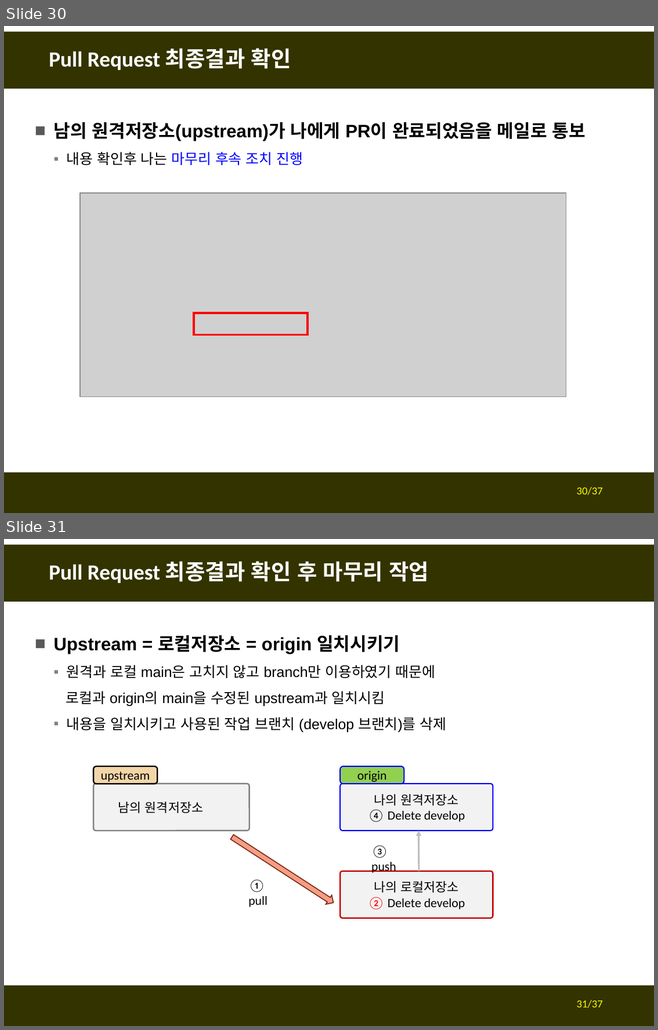
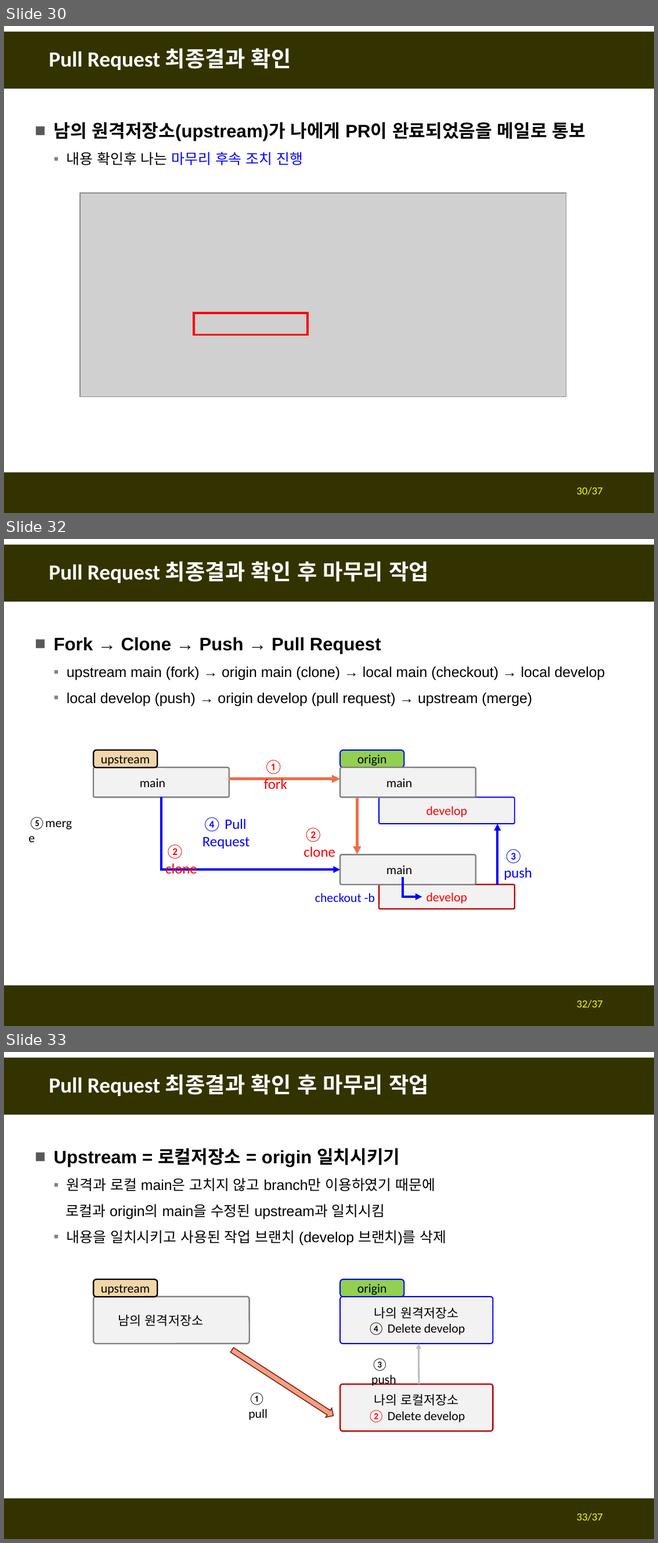
Before and after one commit to fasthill/github-lecture, a slide deck: git및github첫걸음3-forkclonePR.pptx. Shown one above the other, each under a label of ours: slides 30 and 31 before the commit, slides 30, 32 and 33 after it; the slides between them are not shown. The pictures are 658x1030 and 658x1543 pixels, drawn with LibreOffice and Linux fonts; fonts in the diff are those of the drawing; grey boxes stand for pictures. Boxes give left, top, right and bottom in pixels: in the first picture for what was removed or moved away, otherwise in the second. Text is boxed around its words. In the diff, an @@ line names an element or a change of style, - is before the commit and + after.

```diff
--- a/git및github첫걸음3-forkclonePR.pptx
+++ b/git및github첫걸음3-forkclonePR.pptx
@@ slide 32 added at box(4, 539, 654, 1026), background #FFFFFF; not listed: 2 template elements that a slide beside it also shows @@
@@ title added at box(49, 561, 429, 583), 24 pt, text #FFFFFF, bold @@
+Pull Request 최종결과 확인 후 마무리 작업
@@ text added at box(54, 637, 605, 706), 16 pt, text #000000 @@
+■ Fork → Clone → Push → Pull Request
+  ▪ upstream main (fork) → origin main (clone) → local main (checkout) → local develop
+  ▪ local develop (push) → origin develop (pull request) → upstream (merge)
@@ rounded rectangle added at box(94, 750, 157, 768), fill #F3D6A8, outline #000000 1.5 pt, 14 pt, text #000000 @@
+upstream
@@ text added at box(264, 760, 287, 789), 16 pt, text #FF0000 @@
+① fork
@@ rounded rectangle added at box(340, 750, 404, 768), fill #92D050, outline #0000FF 1.25 pt, 14 pt, text #000000 @@
+origin
@@ rounded rectangle added at box(94, 768, 230, 798), fill #F2F2F2, outline #808080 1.5 pt, 14 pt, text #000000 @@
+main
@@ arrow added from (229, 779) to (340, 779), #EE6E4A 3 pt @@
@@ rounded rectangle added at box(340, 768, 476, 798), fill #F2F2F2, outline #808080 1.5 pt, 14 pt, text #000000 @@
+main
@@ elbow arrow added from (161, 798) to (340, 870), #0000FF 2.5 pt @@
@@ arrow added from (357, 798) to (357, 855), #EE6E4A 3 pt @@
@@ rounded rectangle added at box(379, 798, 514, 824), fill #F2F2F2, outline #0000FF 1.25 pt, 14 pt, text #FF0000 @@
+develop
@@ text added at box(22, 812, 81, 834), 14 pt, text #000000 @@
+⑤merge
@@ text added at box(202, 817, 249, 849), 16 pt, text #0000FF @@
+④ Pull Request
@@ text added at box(303, 828, 335, 857), 16 pt, text #FF0000 @@
+② clone
@@ arrow added from (497, 885) to (497, 824), #0000FF 2.5 pt @@
@@ text added at box(165, 845, 197, 874), 16 pt, text #FF0000 @@
+② clone
@@ text added at box(503, 849, 532, 880), 16 pt, text #0000FF @@
+③ push
@@ rounded rectangle added at box(340, 855, 476, 885), fill #F2F2F2, outline #808080 1.5 pt, 14 pt, text #000000 @@
+main
@@ rounded rectangle added at box(379, 885, 514, 909), fill #F2F2F2, outline #C00000 1.5 pt, 14 pt, text #FF0000 @@
+develop
@@ elbow arrow added from (401, 878) to (422, 897), #0000FF 2.5 pt @@
@@ text added at box(315, 893, 375, 902), 14 pt, text #0000FF @@
+checkout -b
@@ page number added at box(576, 1000, 603, 1008), 12 pt, text #FFFF00 @@
+32/37
@@ what was slide 31 is now slide 33 @@
@@ page number at box(576, 1513, 603, 1521): text changed @@
-31/37
+33/37
```
Also in this commit, not shown: 1 other slide added.
